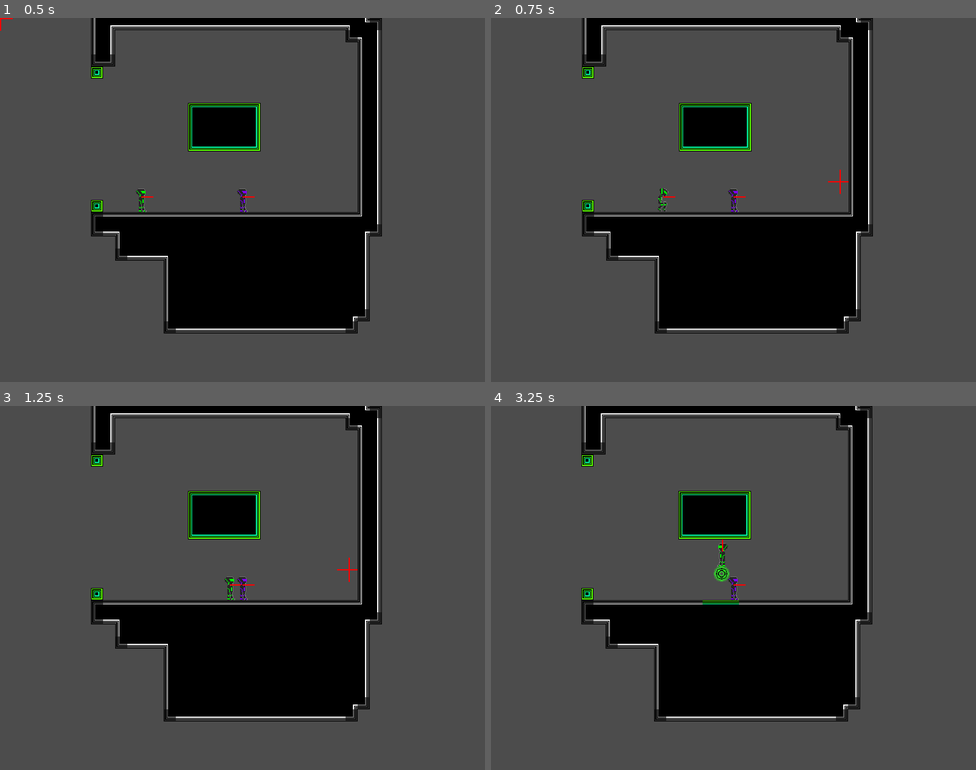
Above: before the commit, frames 1-4 (two rows, left to right).
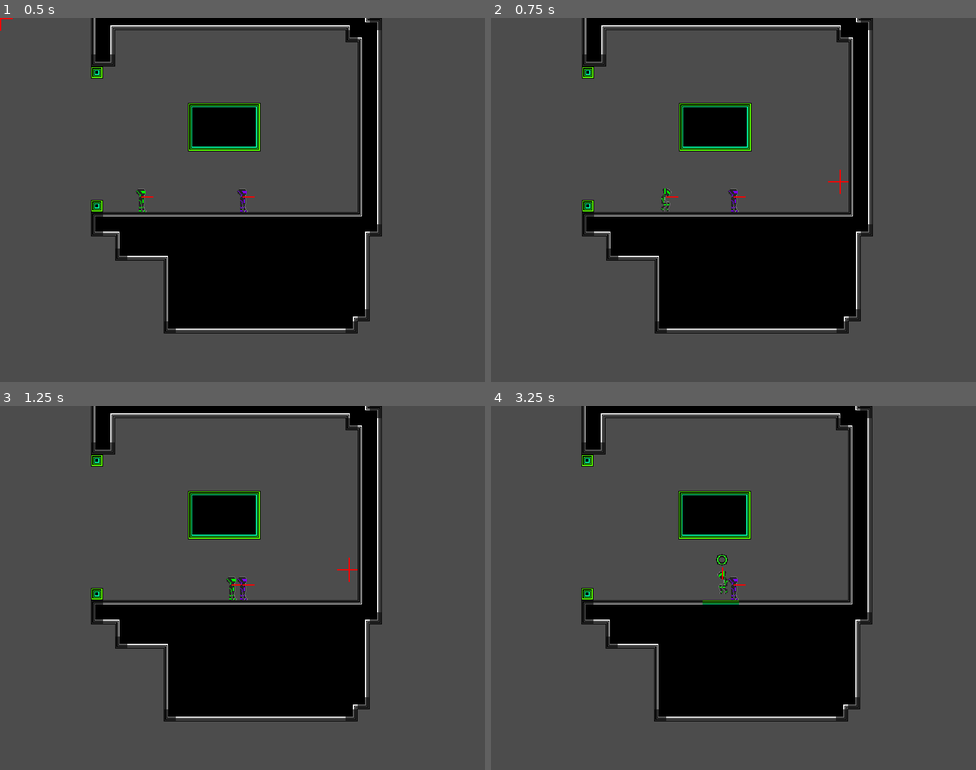
Above: after the commit, the same moments.

Repository: emmawithanE/Frisbee
Game: Godot game, scene res://scenes/World.tscn
Two runs of this game, one before a commit and one after it. Both use one fixed random seed, a clock stepped at 60 frames per second and the inputs below.
Inputs (mouse positions are in pixels of both pictures, inside the frame that each line leads up to):
- Up to frame 1 (0.5 s): no input
- Up to frame 2 (0.75 s): move the mouse to (840, 181) at 0.52 s; hold Right (ui_right) from 0.53 s (still down); tap R (dash) at 0.6 s
- Up to frame 3 (1.25 s): keep holding Right (ui_right); tap Space (jump) at 0.77 s
- Up to frame 4 (3.25 s): move the mouse to (636, 606) at 1.27 s; release Right (ui_right) at 1.28 s; hold Down (ui_down) 1.28-2.03 s; click (636, 606) at 1.35 s; tap Space (jump) at 1.52, 3.02 s; tap R (dash) at 1.55, 2.1, 2.85 s; move the mouse to (782, 507) at 2.02 s; hold Right (ui_right) 2.03-2.78 s; move the mouse to (709, 660) at 2.77 s; hold Up (ui_up) from 2.78 s (still down)

Frame 1 is identical in both runs. In frame 2, 0.1% of the frame differs, in the area x 34-39%, y 46-54%; in frame 3, less than 0.1%; in frame 4, 0.3%, in the area x 45-50%, y 36-52%.

Commit message:
dash changes

Diff:
--- a/scenes/Player.gd
+++ b/scenes/Player.gd
@@ -28,7 +28,7 @@
 const MAX_DASH = 1 # Max dash length (s)
 const DASH_BACKSWING_LENGTH = 0.5
 const CHARGING_FALL_RATE = 0.5
-const DASH_SPEED = 800
+const DASH_SPEED = 1000
 
 var on_floor = false
 var bounced = false
@@ -146,6 +146,7 @@
 		DashState.Ready:
 			if Input.is_action_just_pressed(UI_DASH):
 				dash_state = DashState.ChargingDash
+				dash_charge = 0
 				vel = Vector2(0, 0)
 		DashState.ChargingDash:
 			vel.y = CHARGING_FALL_RATE
@@ -204,6 +205,7 @@
 			assert(false, "shooting state=" + str(shooting_state) + " when timer ended")
 
 func end_dash():
+	vel = Vector2(0, 0)
 	$DashTimer.stop()
 	dash_state = DashState.NoDash
 	$Sprite.set_frame_coords(Vector2(1, colour - 1))
@@ -227,4 +229,6 @@
 		$GrabTimer.stop()
 		return
 	if dash_state == DashState.Dash:
-		ball.add_vel(vel)
+		ball.add_vel(vel * 0.6)
+		ball.colour = colour
+		ball.update_sprite()
